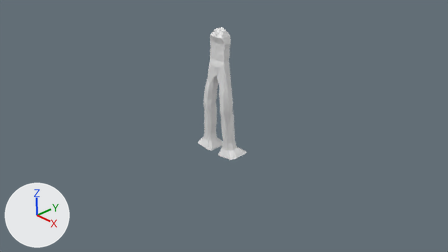
One commit to the Blender file TowerDefense/Assets/Resources/blender/ent/ent.blend: the scene before it, then after it.
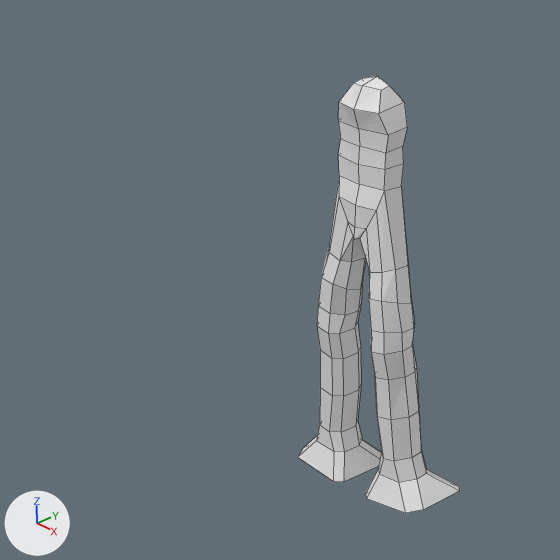
Each version is shown from the file's camera 'Camera', then close up on the part from 24% to 62% of the width and 2% to 69% of the height. Every picture has the same lights, and +X, +Y and +Z are marked at lower left. The close-ups show mesh edges as thin lines. The same objects are shown in both versions, whatever each file hides.

The older version as bpy lines, for what is in view:
```python
me_cube_002 = bpy.data.meshes.new('Cube.002')
me_cube_002.from_pydata(...)  # 109 vertices, 97 faces, 2 loose edges; spans x 0.0..3.07, y -1.05..1.57, z -11.89..2.32
ob_cube = bpy.data.objects.new('Cube', me_cube_002)
ob_cube.location = (-2.45, 2.56, 1.1)
ob_cube.scale = (0.273, 0.273, 0.273)
_m = ob_cube.modifiers.new('Mirror', 'MIRROR')
_m.use_clip = True
_m.merge_threshold = 0.0014
```
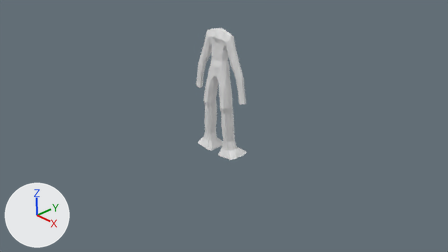
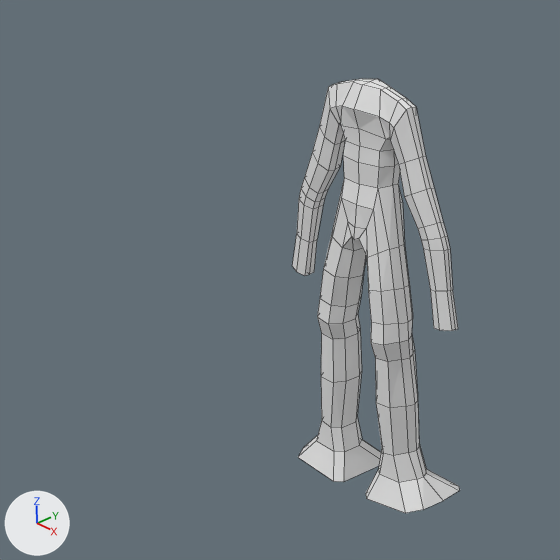
Boxes [x1, y1, x2, y2] around the edits, measured in the close-ups (560 x 560 px):
```json
{"object": "Cube", "change": "reshaped", "before": [298, 76, 460, 513], "after": [292, 79, 460, 513]}
{"part": 1, "of": "me_cube_002", "change": "built on", "before": [317, 76, 454, 508], "after": [292, 79, 458, 508]}
```

Scene script edits in JSON lines:
```json
{"block": "me_cube_002", "where": "# used by ob_cube; location = (-2.45, 2.56, 1.1); scale = (0.273, 0.273, 0.273)"}
{"op": "remove", "block": "me_cube_002", "code": "me_cube_002.from_pydata(...)  # 109 vertices, 97 faces, 2 loose edges; spans x 0.0..3.07, y -1.05..1.57, z -11.89..2.32"}
{"op": "add", "block": "me_cube_002", "code": "me_cube_002.from_pydata(...)  # 196 vertices, 184 faces; spans x 0.0..3.92, y -1.05..1.57, z -11.89..2.24"}
{"block": "me_cube_002", "change": "me_cube_002 part 1"}
{"block": "me_cube_002", "change": "3 vertices are removed from x 0.62..1.07, y -0.25..0.44, z -0.98..2.16"}
{"block": "me_cube_002", "change": "18 faces are deleted"}
{"block": "me_cube_002", "change": "2 loose edges are deleted"}
{"block": "me_cube_002", "change": "3 vertices in x 1.03..1.64, y -0.9..0.43, z -6.34..-6.25 move by (-0.02, 0.0, 0.33)"}
{"block": "me_cube_002", "change": "71 vertices move from x 0.0..2.19, y -0.91..0.8, z -10.25..2.32 to x 0.0..2.1, y -0.91..0.8, z -10.07..2.24"}
{"block": "me_cube_002", "change": "90 vertices are added at x 0.0..3.92, y -0.21..0.7, z -11.59..2.21"}
{"block": "me_cube_002", "change": "105 new faces join them"}
```
